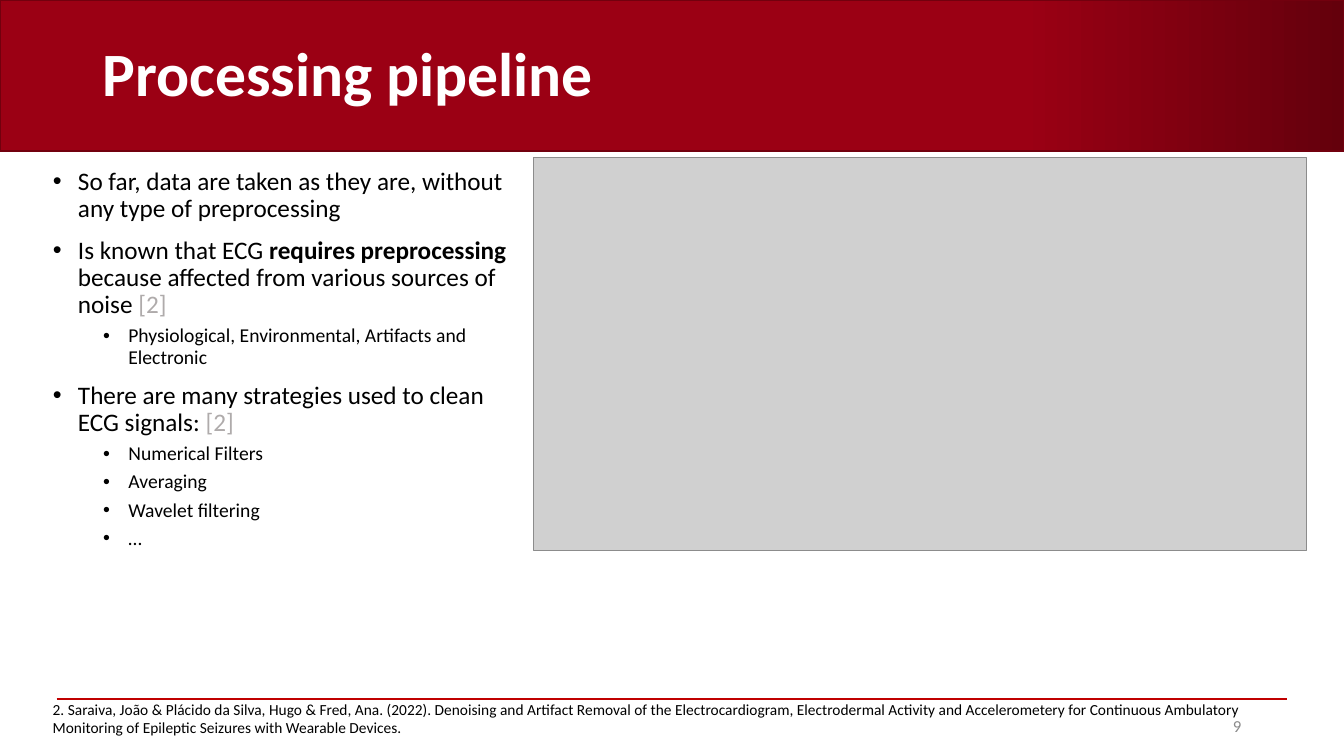
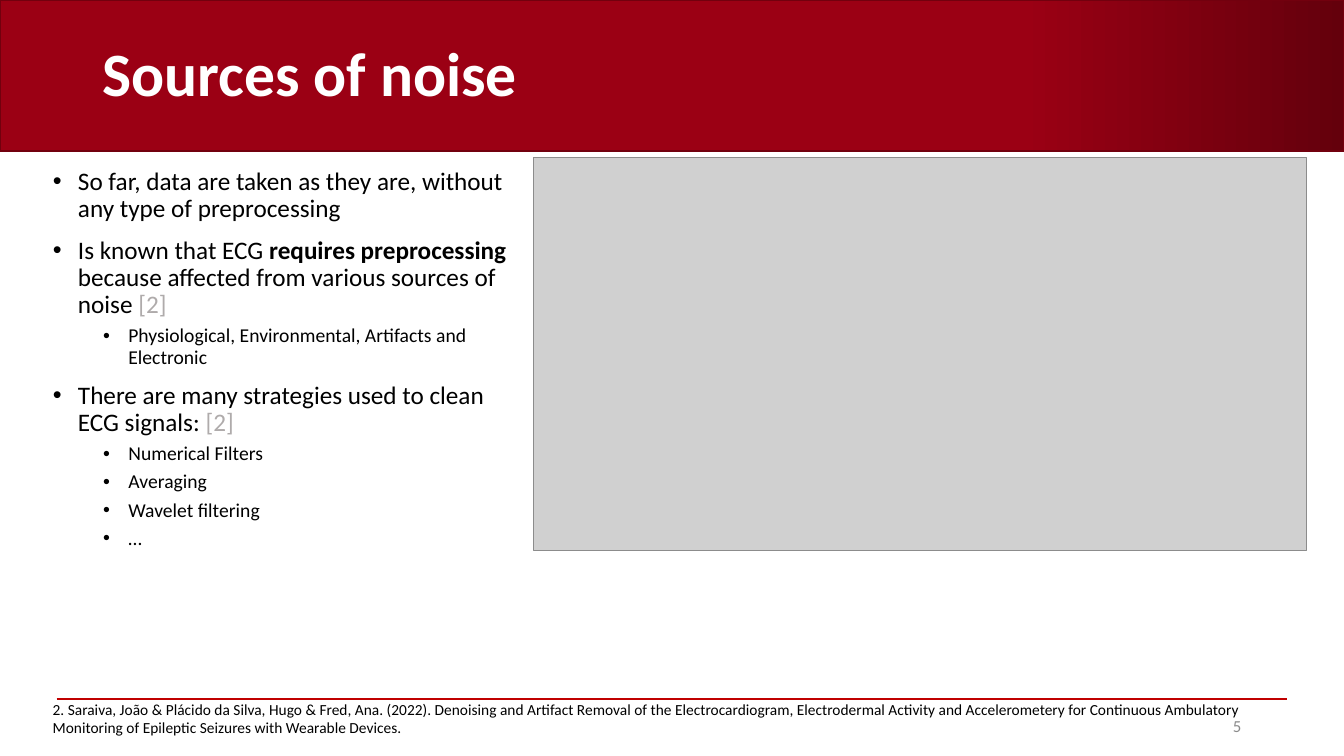
Before and after one commit to AndreaCorrado00/Tesi_magistrale_Corrado_Andrea, a slide deck: slide 5 of Documentation/3. in-depth spectrum analysis.pptx (slide 9 before the commit). Drawn at 1344x756 pixels with LibreOffice and Linux fonts; fonts in the diff are those of the drawing; grey boxes stand for pictures; background and template pictures are left out. Boxes give left, top, right and bottom in pixels: in the first picture for what was removed or moved away, otherwise in the second. Text is boxed around its words. In the diff, an @@ line names an element or a change of style, - is before the commit and + after.

```diff
--- a/Documentation/3. in-depth spectrum analysis.pptx
+++ b/Documentation/3. in-depth spectrum analysis.pptx
@@ title at (102,52,517,97): text changed @@
-Processing pipeline
+Sources of noise
@@ page number at (1233,721,1241,732): text changed @@
-9
+5
```
Also in this commit, not shown: 6 other slides changed, 5 slides added, 5 slides removed, 2 other files.
